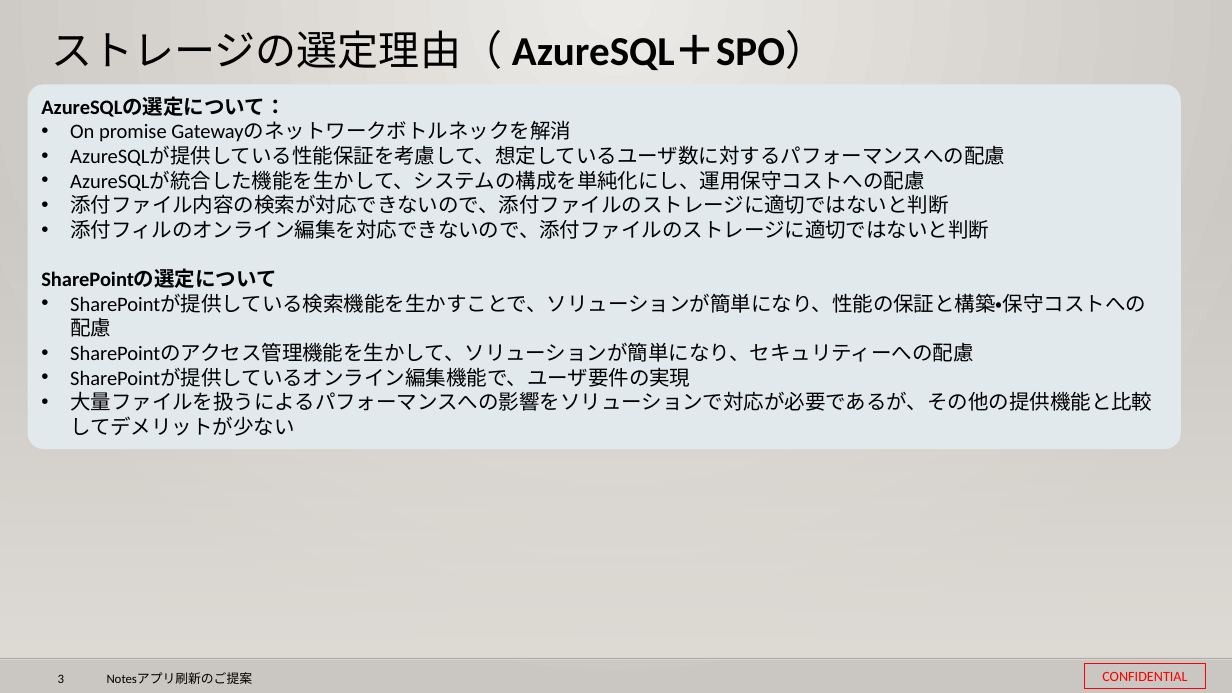
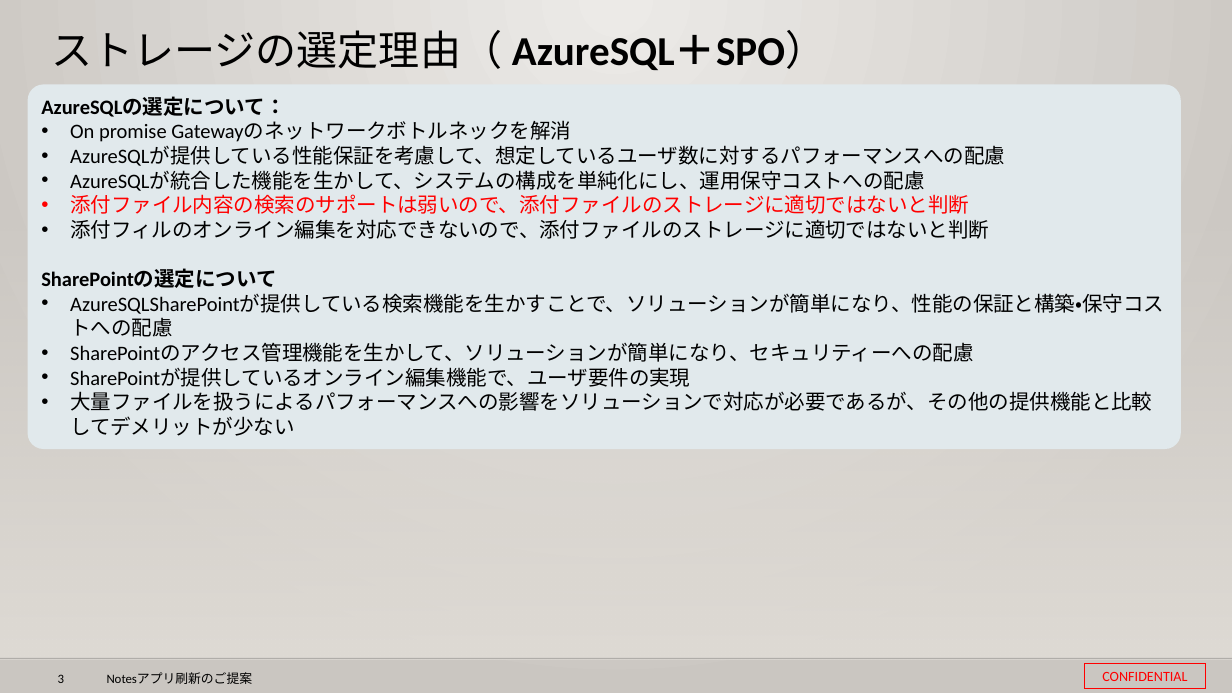
Before and after one commit to 0494938/Notes--CMS-Online, a slide deck: slide 3 of Notesアプリ刷新プロジェクト提案見積もり.v3 (要約付き).pptx. Drawn at 1232x693 pixels with LibreOffice and Linux fonts; fonts in the diff are those of the drawing; background and template pictures are left out. Boxes give left, top, right and bottom in pixels: in the first picture for what was removed or moved away, otherwise in the second. Text is boxed around its words. In the diff, an @@ line names an element or a change of style, - is before the commit and + after.

```diff
--- a/Notesアプリ刷新プロジェクト提案見積もり.v3 (要約付き).pptx
+++ b/Notesアプリ刷新プロジェクト提案見積もり.v3 (要約付き).pptx
@@ text in rounded rectangle at bbox=[70, 194, 969, 214]: text changed; text colour #000000 to #FF0000 @@
-• 添付ファイル内容の検索が対応できないので、添付ファイルのストレージに適切ではないと判断
+• 添付ファイル内容の検索のサポートは弱いので、添付ファイルのストレージに適切ではないと判断
@@ text in rounded rectangle at bbox=[70, 294, 1164, 337]: text changed @@
-• SharePointが提供している検索機能を生かすことで、ソリューションが簡単になり、性能の保証と構築・保守コストへの配慮
+• AzureSQLSharePointが提供している検索機能を生かすことで、ソリューションが簡単になり、性能の保証と構築・保守コストへの配慮
```
Also in this commit, not shown: 12 other slides changed, 1 other file.
